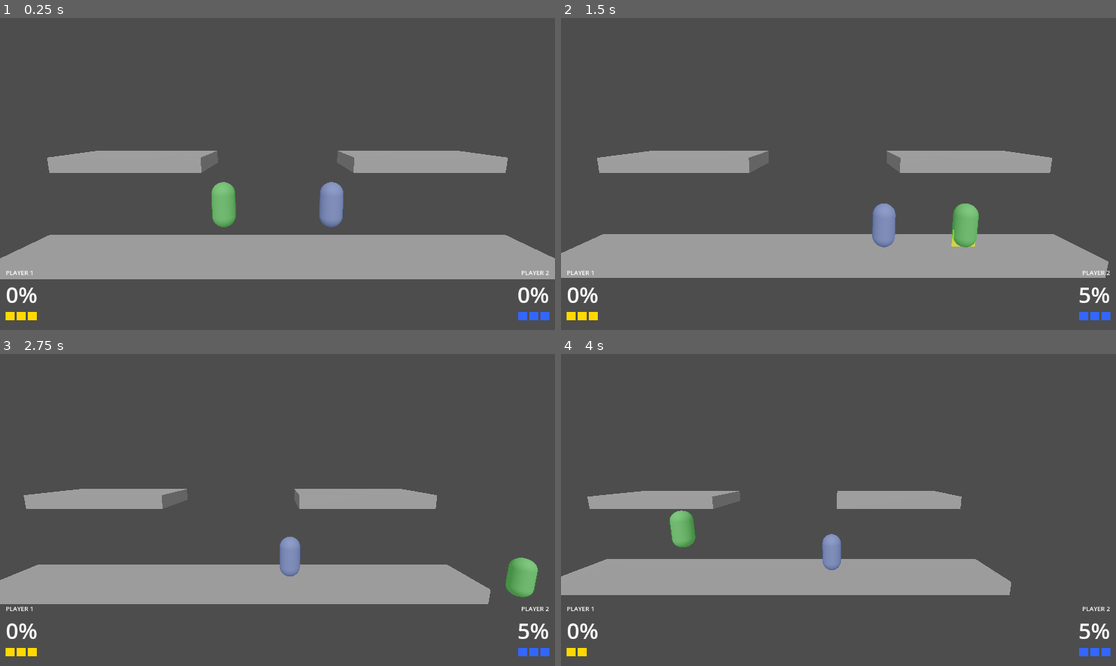
Above: before the commit, frames 1-4 (two rows, left to right).
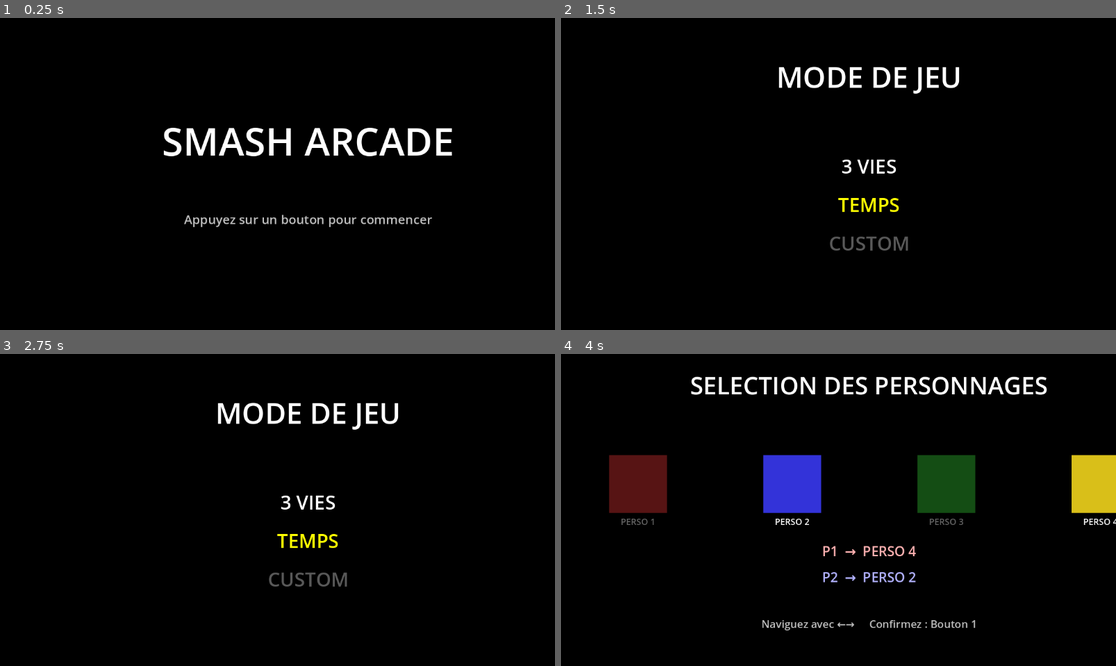
Above: after the commit, the same moments.

Repository: jesuisviko/SmashArcade
Game: Godot game, scene res://scenes/ui/title_screen.tscn
The game is run twice, just before and just after one commit, with the same random seed, the same clock (stepped at 60 frames per second) and the same inputs. Before the commit the project starts from res://scenes/game.tscn.
Inputs:
- Up to frame 1 (0.25 s): no input
- Up to frame 2 (1.5 s): hold D (p1_right) 0.53-1.28 s; tap E (p1_attack_light) at 0.6 s; tap R (p1_attack_strong) at 0.8, 1.35 s; hold S (p1_down) from 1.28 s (still down)
- Up to frame 3 (2.75 s): tap Space (p1_parry) at 1.55, 2.1 s; release S (p1_down) at 2.03 s; hold D (p1_right) from 2.03 s (still down); tap Keypad 1 (p2_attack_light) at 2.3 s
- Up to frame 4 (4 s): release D (p1_right) at 2.78 s; hold W (p1_up) 2.78-3.53 s; tap Keypad 1 (p2_attack_light) at 2.85 s; tap Keypad 2 (p2_attack_strong) at 3.05, 3.6 s; hold A (p1_left) from 3.53 s (still down); tap Down (p2_down) at 3.8 s

The runs differ from the first frame. In frame 1, 100% of the frame differs, in the area x 0-100%, y 0-100%; in frame 2, 100%; in frame 3, 100%; in frame 4, 100%.

Commit message:
UPDATE : menus
Ajout des menus, très très anticipé

Menu principal
Menu de choix du mode de jeu
Menu du chox de persos
Menu de fin de jeu

Diff:
--- a/project.godot
+++ b/project.godot
@@ -11,10 +11,10 @@
 [application]
 
 config/name="SmashArcade"
-run/main_scene="uid://enc7n8w2j4hb"
+run/main_scene="uid://vthno6q3n8f3"
 config/features=PackedStringArray("4.5", "GL Compatibility")
 config/icon="res://icon.svg"
-config/run/main_scene="res://scenes/game.tscn"
+config/run/main_scene="res://scenes/ui/title_screen.tscn"
 
 [autoload]
 
--- a/scenes/ui/character_select.tscn
+++ b/scenes/ui/character_select.tscn
@@ -1,3 +1,129 @@
-[gd_scene format=3 uid="uid://b0lhqh3avk3jr"]
+[gd_scene load_steps=2 format=3 uid="uid://b0lhqh3avk3jr"]
+
+[ext_resource type="Script" uid="uid://6gdx1585hliw" path="res://scripts/ui/character_select.gd" id="1_script"]
 
 [node name="CharacterSelect" type="Node2D"]
+script = ExtResource("1_script")
+
+[node name="Background" type="ColorRect" parent="."]
+offset_right = 1280.0
+offset_bottom = 720.0
+color = Color(0, 0, 0, 1)
+
+[node name="TitleLabel" type="Label" parent="."]
+offset_left = 0.0
+offset_top = 30.0
+offset_right = 1280.0
+offset_bottom = 110.0
+horizontal_alignment = 1
+theme_override_font_sizes/font_size = 50
+theme_override_colors/font_color = Color(1, 1, 1, 1)
+text = "SELECTION DES PERSONNAGES"
+
+[node name="Slot0" type="Node2D" parent="."]
+position = Vector2(160, 270)
+
+[node name="Box" type="ColorRect" parent="Slot0"]
+offset_left = -60.0
+offset_top = -60.0
+offset_right = 60.0
+offset_bottom = 60.0
+color = Color(0.85, 0.2, 0.2, 1)
+
+[node name="NameLabel" type="Label" parent="Slot0"]
+offset_left = -70.0
+offset_top = 65.0
+offset_right = 70.0
+offset_bottom = 100.0
+horizontal_alignment = 1
+theme_override_font_sizes/font_size = 18
+theme_override_colors/font_color = Color(1, 1, 1, 1)
+text = "PERSO 1"
+
+[node name="Slot1" type="Node2D" parent="."]
+position = Vector2(480, 270)
+
+[node name="Box" type="ColorRect" parent="Slot1"]
+offset_left = -60.0
+offset_top = -60.0
+offset_right = 60.0
+offset_bottom = 60.0
+color = Color(0.2, 0.2, 0.85, 1)
+
+[node name="NameLabel" type="Label" parent="Slot1"]
+offset_left = -70.0
+offset_top = 65.0
+offset_right = 70.0
+offset_bottom = 100.0
+horizontal_alignment = 1
+theme_override_font_sizes/font_size = 18
+theme_override_colors/font_color = Color(1, 1, 1, 1)
+text = "PERSO 2"
+
+[node name="Slot2" type="Node2D" parent="."]
+position = Vector2(800, 270)
+
+[node name="Box" type="ColorRect" parent="Slot2"]
+offset_left = -60.0
+offset_top = -60.0
+offset_right = 60.0
+offset_bottom = 60.0
+color = Color(0.2, 0.75, 0.2, 1)
+
+[node name="NameLabel" type="Label" parent="Slot2"]
+offset_left = -70.0
+offset_top = 65.0
+offset_right = 70.0
+offset_bottom = 100.0
+horizontal_alignment = 1
+theme_override_font_sizes/font_size = 18
+theme_override_colors/font_color = Color(1, 1, 1, 1)
+text = "PERSO 3"
+
+[node name="Slot3" type="Node2D" parent="."]
+position = Vector2(1120, 270)
+
+[node name="Box" type="ColorRect" parent="Slot3"]
+offset_left = -60.0
+offset_top = -60.0
+offset_right = 60.0
+offset_bottom = 60.0
+color = Color(0.85, 0.75, 0.1, 1)
+
+[node name="NameLabel" type="Label" parent="Slot3"]
+offset_left = -70.0
+offset_top = 65.0
+offset_right = 70.0
+offset_bottom = 100.0
+horizontal_alignment = 1
+theme_override_font_sizes/font_size = 18
+theme_override_colors/font_color = Color(1, 1, 1, 1)
+text = "PERSO 4"
+
+[node name="P1Cursor" type="Label" parent="."]
+offset_left = 0.0
+offset_top = 390.0
+offset_right = 1280.0
+offset_bottom = 430.0
+horizontal_alignment = 1
+theme_override_font_sizes/font_size = 28
+text = "P1  ->  PERSO 1"
+
+[node name="P2Cursor" type="Label" parent="."]
+offset_left = 0.0
+offset_top = 444.0
+offset_right = 1280.0
+offset_bottom = 484.0
+horizontal_alignment = 1
+theme_override_font_sizes/font_size = 28
+text = "P2  ->  PERSO 2"
+
+[node name="StatusLabel" type="Label" parent="."]
+offset_left = 0.0
+offset_top = 545.0
+offset_right = 1280.0
+offset_bottom = 585.0
+horizontal_alignment = 1
+theme_override_font_sizes/font_size = 22
+theme_override_colors/font_color = Color(0.75, 0.75, 0.75, 1)
+text = "Naviguez avec < >     Confirmez : Bouton 1"
--- a/scenes/ui/game_over.tscn
+++ b/scenes/ui/game_over.tscn
@@ -1,3 +1,49 @@
-[gd_scene format=3 uid="uid://ct6q1x12a1gp0"]
+[gd_scene load_steps=2 format=3 uid="uid://ct6q1x12a1gp0"]
+
+[ext_resource type="Script" uid="uid://d4malh56f6ey6" path="res://scripts/ui/game_over.gd" id="1_script"]
 
 [node name="GameOver" type="Node2D"]
+script = ExtResource("1_script")
+
+[node name="Background" type="ColorRect" parent="."]
+offset_right = 1280.0
+offset_bottom = 720.0
+color = Color(0, 0, 0, 1)
+
+[node name="VictoireLabel" type="Label" parent="."]
+offset_left = 0.0
+offset_top = 100.0
+offset_right = 1280.0
+offset_bottom = 210.0
+horizontal_alignment = 1
+theme_override_font_sizes/font_size = 80
+theme_override_colors/font_color = Color(1, 1, 0.2, 1)
+text = "VICTOIRE"
+
+[node name="WinnerLabel" type="Label" parent="."]
+offset_left = 0.0
+offset_top = 230.0
+offset_right = 1280.0
+offset_bottom = 310.0
+horizontal_alignment = 1
+theme_override_font_sizes/font_size = 48
+theme_override_colors/font_color = Color(1, 1, 1, 1)
+text = "JOUEUR ? GAGNE !"
+
+[node name="Option0" type="Label" parent="."]
+offset_left = 0.0
+offset_top = 420.0
+offset_right = 1280.0
+offset_bottom = 480.0
+horizontal_alignment = 1
+theme_override_font_sizes/font_size = 40
+text = "REJOUER"
+
+[node name="Option1" type="Label" parent="."]
+offset_left = 0.0
+offset_top = 500.0
+offset_right = 1280.0
+offset_bottom = 560.0
+horizontal_alignment = 1
+theme_override_font_sizes/font_size = 40
+text = "MENU"
--- a/scenes/ui/how_to_play.tscn
+++ b/scenes/ui/how_to_play.tscn
@@ -1,3 +1,92 @@
-[gd_scene format=3 uid="uid://dkb18hoh567yw"]
+[gd_scene load_steps=2 format=3 uid="uid://dkb18hoh567yw"]
+
+[ext_resource type="Script" path="res://scripts/ui/how_to_play.gd" id="1_script"]
 
 [node name="HowToPlay" type="Node2D"]
+script = ExtResource("1_script")
+
+[node name="Background" type="ColorRect" parent="."]
+offset_right = 1280.0
+offset_bottom = 720.0
+color = Color(0, 0, 0, 1)
+
+[node name="TitleLabel" type="Label" parent="."]
+offset_left = 0.0
+offset_top = 40.0
+offset_right = 1280.0
+offset_bottom = 120.0
+horizontal_alignment = 1
+theme_override_font_sizes/font_size = 56
+theme_override_colors/font_color = Color(1, 1, 1, 1)
+text = "COMMENT JOUER"
+
+[node name="Row0" type="Label" parent="."]
+offset_left = 200.0
+offset_top = 170.0
+offset_right = 1080.0
+offset_bottom = 210.0
+theme_override_font_sizes/font_size = 28
+theme_override_colors/font_color = Color(0.9, 0.9, 0.9, 1)
+text = "Joystick gauche / droite   ->   Deplacement"
+
+[node name="Row1" type="Label" parent="."]
+offset_left = 200.0
+offset_top = 230.0
+offset_right = 1080.0
+offset_bottom = 270.0
+theme_override_font_sizes/font_size = 28
+theme_override_colors/font_color = Color(0.9, 0.9, 0.9, 1)
+text = "Joystick haut              ->   Saut / Double saut"
+
+[node name="Row2" type="Label" parent="."]
+offset_left = 200.0
+offset_top = 290.0
+offset_right = 1080.0
+offset_bottom = 330.0
+theme_override_font_sizes/font_size = 28
+theme_override_colors/font_color = Color(0.9, 0.9, 0.9, 1)
+text = "Bouton 1                   ->   Attaque legere"
+
+[node name="Row3" type="Label" parent="."]
+offset_left = 200.0
+offset_top = 350.0
+offset_right = 1080.0
+offset_bottom = 390.0
+theme_override_font_sizes/font_size = 28
+theme_override_colors/font_color = Color(0.9, 0.9, 0.9, 1)
+text = "Bouton 2                   ->   Attaque forte"
+
+[node name="Row4" type="Label" parent="."]
+offset_left = 200.0
+offset_top = 410.0
+offset_right = 1080.0
+offset_bottom = 450.0
+theme_override_font_sizes/font_size = 28
+theme_override_colors/font_color = Color(0.9, 0.9, 0.9, 1)
+text = "Bouton 3                   ->   Parry (parade)"
+
+[node name="PromptLabel" type="Label" parent="."]
+offset_left = 0.0
+offset_top = 515.0
+offset_right = 1280.0
+offset_bottom = 560.0
+horizontal_alignment = 1
+theme_override_font_sizes/font_size = 26
+theme_override_colors/font_color = Color(0.75, 0.75, 0.75, 1)
+text = "P1 et P2 : appuyez sur un bouton pour commencer"
+
+[node name="P1Ready" type="Label" parent="."]
+offset_left = 200.0
+offset_top = 590.0
+offset_right = 620.0
+offset_bottom = 630.0
+theme_override_font_sizes/font_size = 24
+text = "P1 : En attente..."
+
+[node name="P2Ready" type="Label" parent="."]
+offset_left = 660.0
+offset_top = 590.0
+offset_right = 1080.0
+offset_bottom = 630.0
+theme_override_font_sizes/font_size = 24
+text = "P2 : En attente..."
--- /dev/null
+++ b/scenes/ui/mode_select.tscn
@@ -0,0 +1,48 @@
+[gd_scene load_steps=2 format=3]
+
+[ext_resource type="Script" path="res://scripts/ui/mode_select.gd" id="1_script"]
+
+[node name="ModeSelect" type="Node2D"]
+script = ExtResource("1_script")
+
+[node name="Background" type="ColorRect" parent="."]
+offset_right = 1280.0
+offset_bottom = 720.0
+color = Color(0, 0, 0, 1)
+
+[node name="TitleLabel" type="Label" parent="."]
+offset_left = 0.0
+offset_top = 80.0
+offset_right = 1280.0
+offset_bottom = 180.0
+horizontal_alignment = 1
+theme_override_font_sizes/font_size = 60
+theme_override_colors/font_color = Color(1, 1, 1, 1)
+text = "MODE DE JEU"
+
+[node name="Option0" type="Label" parent="."]
+offset_left = 0.0
+offset_top = 280.0
+offset_right = 1280.0
+offset_bottom = 340.0
+horizontal_alignment = 1
+theme_override_font_sizes/font_size = 40
+text = "3 VIES"
+
+[node name="Option1" type="Label" parent="."]
+offset_left = 0.0
+offset_top = 360.0
+offset_right = 1280.0
+offset_bottom = 420.0
+horizontal_alignment = 1
+theme_override_font_sizes/font_size = 40
+text = "TEMPS"
+
+[node name="Option2" type="Label" parent="."]
+offset_left = 0.0
+offset_top = 440.0
+offset_right = 1280.0
+offset_bottom = 500.0
+horizontal_alignment = 1
+theme_override_font_sizes/font_size = 40
+text = "CUSTOM"
--- a/scenes/ui/title_screen.tscn
+++ b/scenes/ui/title_screen.tscn
@@ -1,3 +1,31 @@
-[gd_scene format=3 uid="uid://vthno6q3n8f3"]
+[gd_scene load_steps=2 format=3 uid="uid://vthno6q3n8f3"]
+
+[ext_resource type="Script" path="res://scripts/ui/title_screen.gd" id="1_script"]
 
 [node name="TitleScreen" type="Node2D"]
+script = ExtResource("1_script")
+
+[node name="Background" type="ColorRect" parent="."]
+offset_right = 1280.0
+offset_bottom = 720.0
+color = Color(0, 0, 0, 1)
+
+[node name="TitleLabel" type="Label" parent="."]
+offset_left = 0.0
+offset_top = 200.0
+offset_right = 1280.0
+offset_bottom = 330.0
+horizontal_alignment = 1
+theme_override_font_sizes/font_size = 80
+theme_override_colors/font_color = Color(1, 1, 1, 1)
+text = "SMASH ARCADE"
+
+[node name="SubtitleLabel" type="Label" parent="."]
+offset_left = 0.0
+offset_top = 400.0
+offset_right = 1280.0
+offset_bottom = 455.0
+horizontal_alignment = 1
+theme_override_font_sizes/font_size = 26
+theme_override_colors/font_color = Color(0.75, 0.75, 0.75, 1)
+text = "Appuyez sur un bouton pour commencer"
--- a/scripts/systems/game_manager.gd
+++ b/scripts/systems/game_manager.gd
@@ -3,9 +3,13 @@
 
 extends Node
 
-var stocks     : Dictionary = {1: 3, 2: 3}
-var players    : Dictionary = {}
-var game_state : String     = "fighting"
+var stocks        : Dictionary = {1: 3, 2: 3}
+var players       : Dictionary = {}
+var game_state    : String     = "fighting"
+var winner_id     : int        = 0
+var selected_mode : String     = "3_vies"
+var p1_character  : int        = 0
+var p2_character  : int        = 1
 
 const SPAWN_POSITIONS := {
 	1: Vector3(-3.0, 2.0, 0.0),
@@ -41,7 +45,13 @@
 	player.is_dead         = false
 
 
+func reset() -> void:
+	game_state = "fighting"
+	stocks     = {1: 3, 2: 3}
+	players    = {}
+
+
 func game_over(loser_id: int) -> void:
-	game_state    = "game_over"
-	var winner_id := 2 if loser_id == 1 else 1
-	print("[GAME OVER] Joueur %d gagne !" % winner_id)
+	game_state = "game_over"
+	winner_id  = 2 if loser_id == 1 else 1
+	get_tree().change_scene_to_file("res://scenes/ui/game_over.tscn")
--- a/scripts/systems/game_scene.gd
+++ b/scripts/systems/game_scene.gd
@@ -2,5 +2,6 @@
 
 
 func _ready() -> void:
+	GameManager.reset()
 	GameManager.register_player(1, $Player1)
 	GameManager.register_player(2, $Player2)
--- a/scripts/ui/character_select.gd
+++ b/scripts/ui/character_select.gd
@@ -1,11 +1,78 @@
-extends Node
+extends Node2D
 
+const SCENE_NEXT  := "res://scenes/ui/how_to_play.tscn"
+const CHAR_NAMES  := ["PERSO 1", "PERSO 2", "PERSO 3", "PERSO 4"]
+const CHAR_COLORS := [
+	Color(0.85, 0.2,  0.2,  1.0),
+	Color(0.2,  0.2,  0.85, 1.0),
+	Color(0.2,  0.75, 0.2,  1.0),
+	Color(0.85, 0.75, 0.1,  1.0),
+]
 
-# Called when the node enters the scene tree for the first time.
+@onready var _slot0    : Node2D = $Slot0
+@onready var _slot1    : Node2D = $Slot1
+@onready var _slot2    : Node2D = $Slot2
+@onready var _slot3    : Node2D = $Slot3
+@onready var _p1_label : Label  = $P1Cursor
+@onready var _p2_label : Label  = $P2Cursor
+@onready var _status   : Label  = $StatusLabel
+
+var _slots  : Array[Node2D]
+var _p1_idx : int  = 0
+var _p2_idx : int  = 1
+var _p1_ok  : bool = false
+var _p2_ok  : bool = false
+
 func _ready() -> void:
-	pass # Replace with function body.
+	_slots = [_slot0, _slot1, _slot2, _slot3]
+	_refresh()
 
+func _process(_delta: float) -> void:
+	if not _p1_ok:
+		if Input.is_action_just_pressed("p1_left"):
+			_p1_idx = (_p1_idx - 1 + 4) % 4
+			_refresh()
+		elif Input.is_action_just_pressed("p1_right"):
+			_p1_idx = (_p1_idx + 1) % 4
+			_refresh()
+		elif Input.is_action_just_pressed("p1_attack_light"):
+			_p1_ok = true
+			_refresh()
+	if not _p2_ok:
+		if Input.is_action_just_pressed("p2_left"):
+			_p2_idx = (_p2_idx - 1 + 4) % 4
+			_refresh()
+		elif Input.is_action_just_pressed("p2_right"):
+			_p2_idx = (_p2_idx + 1) % 4
+			_refresh()
+		elif Input.is_action_just_pressed("p2_attack_light"):
+			_p2_ok = true
+			_refresh()
+	if _p1_ok and _p2_ok:
+		GameManager.p1_character = _p1_idx
+		GameManager.p2_character = _p2_idx
+		get_tree().change_scene_to_file(SCENE_NEXT)
 
-# Called every frame. 'delta' is the elapsed time since the previous frame.
-func _process(delta: float) -> void:
-	pass
+func _refresh() -> void:
+	for i in _slots.size():
+		var box   := _slots[i].get_node("Box") as ColorRect
+		var lbl   := _slots[i].get_node("NameLabel") as Label
+		box.color = CHAR_COLORS[i]
+		lbl.text  = CHAR_NAMES[i]
+		var hovered   : bool = (i == _p1_idx and not _p1_ok) or (i == _p2_idx and not _p2_ok)
+		var confirmed : bool = (_p1_ok and _p1_idx == i) or (_p2_ok and _p2_idx == i)
+		_slots[i].modulate = Color.WHITE if (hovered or confirmed) else Color(0.4, 0.4, 0.4, 1.0)
+	_p1_label.text = "P1  →  " + CHAR_NAMES[_p1_idx] + ("  ✓" if _p1_ok else "")
+	_p2_label.text = "P2  →  " + CHAR_NAMES[_p2_idx] + ("  ✓" if _p2_ok else "")
+	_p1_label.add_theme_color_override("font_color",
+		Color(0.5, 1.0, 0.5) if _p1_ok else Color(1.0, 0.7, 0.7))
+	_p2_label.add_theme_color_override("font_color",
+		Color(0.5, 1.0, 0.5) if _p2_ok else Color(0.7, 0.7, 1.0))
+	if _p1_ok and _p2_ok:
+		_status.text = "Les deux joueurs prêts..."
+	elif _p1_ok:
+		_status.text = "P1 prêt — P2 : confirme !"
+	elif _p2_ok:
+		_status.text = "P2 prêt — P1 : confirme !"
+	else:
+		_status.text = "Naviguez avec ←→     Confirmez : Bouton 1"
--- a/scripts/ui/game_over.gd
+++ b/scripts/ui/game_over.gd
@@ -1,11 +1,35 @@
-extends Node
+extends Node2D
 
+const DESTINATIONS := [
+	"res://scenes/ui/character_select.tscn",
+	"res://scenes/ui/title_screen.tscn",
+]
+const COLOR_SELECTED := Color(1.0, 1.0, 0.0, 1.0)
+const COLOR_NORMAL   := Color(1.0, 1.0, 1.0, 1.0)
 
-# Called when the node enters the scene tree for the first time.
+@onready var _winner_label : Label = $WinnerLabel
+@onready var _opt0         : Label = $Option0
+@onready var _opt1         : Label = $Option1
+
+var _selected : int = 0
+var _options  : Array[Label]
+
 func _ready() -> void:
-	pass # Replace with function body.
+	_options = [_opt0, _opt1]
+	_winner_label.text = "JOUEUR %d GAGNE !" % GameManager.winner_id
+	_refresh()
 
+func _process(_delta: float) -> void:
+	if Input.is_action_just_pressed("p1_up") or Input.is_action_just_pressed("p2_up"):
+		_selected = max(0, _selected - 1)
+		_refresh()
+	if Input.is_action_just_pressed("p1_down") or Input.is_action_just_pressed("p2_down"):
+		_selected = min(1, _selected + 1)
+		_refresh()
+	if Input.is_action_just_pressed("p1_attack_light") or Input.is_action_just_pressed("p2_attack_light"):
+		get_tree().change_scene_to_file(DESTINATIONS[_selected])
 
-# Called every frame. 'delta' is the elapsed time since the previous frame.
-func _process(delta: float) -> void:
-	pass
+func _refresh() -> void:
+	for i in _options.size():
+		_options[i].add_theme_color_override("font_color",
+			COLOR_SELECTED if i == _selected else COLOR_NORMAL)
--- /dev/null
+++ b/scripts/ui/how_to_play.gd
@@ -0,0 +1,32 @@
+extends Node2D
+
+const SCENE_NEXT := "res://scenes/game.tscn"
+
+@onready var _p1_ready_label : Label = $P1Ready
+@onready var _p2_ready_label : Label = $P2Ready
+
+var _p1_ready : bool = false
+var _p2_ready : bool = false
+
+func _ready() -> void:
+	_p1_ready_label.add_theme_color_override("font_color", Color(1.0, 0.6, 0.6))
+	_p2_ready_label.add_theme_color_override("font_color", Color(0.6, 0.6, 1.0))
+
+func _process(_delta: float) -> void:
+	if not _p1_ready and _any_just_pressed(1):
+		_p1_ready = true
+		_p1_ready_label.text = "P1 : PRÊT  ✓"
+		_p1_ready_label.add_theme_color_override("font_color", Color(0.5, 1.0, 0.5))
+	if not _p2_ready and _any_just_pressed(2):
+		_p2_ready = true
+		_p2_ready_label.text = "P2 : PRÊT  ✓"
+		_p2_ready_label.add_theme_color_override("font_color", Color(0.5, 1.0, 0.5))
+	if _p1_ready and _p2_ready:
+		get_tree().change_scene_to_file(SCENE_NEXT)
+
+func _any_just_pressed(player_id: int) -> bool:
+	var prefix := "p%d_" % player_id
+	for suffix in ["attack_light", "attack_strong", "parry"]:
+		if Input.is_action_just_pressed(prefix + suffix):
+			return true
+	return false
--- /dev/null
+++ b/scripts/ui/mode_select.gd
@@ -0,0 +1,42 @@
+extends Node2D
+
+const SCENE_NEXT := "res://scenes/ui/character_select.tscn"
+const MODES      := ["3_vies", "temps", "custom"]
+
+@onready var _opt0 : Label = $Option0
+@onready var _opt1 : Label = $Option1
+@onready var _opt2 : Label = $Option2
+
+const COLOR_SELECTED := Color(1.0, 1.0, 0.0, 1.0)
+const COLOR_ENABLED  := Color(1.0, 1.0, 1.0, 1.0)
+const COLOR_DISABLED := Color(0.35, 0.35, 0.35, 1.0)
+
+var _enabled  := [true, false, false]
+var _selected : int = 0
+var _labels   : Array[Label]
+
+func _ready() -> void:
+	_labels = [_opt0, _opt1, _opt2]
+	_refresh()
+
+func _process(_delta: float) -> void:
+	if Input.is_action_just_pressed("p1_up") or Input.is_action_just_pressed("p2_up"):
+		_move(-1)
+	if Input.is_action_just_pressed("p1_down") or Input.is_action_just_pressed("p2_down"):
+		_move(1)
+	if Input.is_action_just_pressed("p1_attack_light") or Input.is_action_just_pressed("p2_attack_light"):
+		if _enabled[_selected]:
+			GameManager.selected_mode = MODES[_selected]
+			get_tree().change_scene_to_file(SCENE_NEXT)
+
+func _move(dir: int) -> void:
+	_selected = (_selected + dir + _labels.size()) % _labels.size()
+	_refresh()
+
+func _refresh() -> void:
+	for i in _labels.size():
+		var col: Color
+		if   i == _selected: col = COLOR_SELECTED
+		elif _enabled[i]:    col = COLOR_ENABLED
+		else:                col = COLOR_DISABLED
+		_labels[i].add_theme_color_override("font_color", col)
--- /dev/null
+++ b/scripts/ui/title_screen.gd
@@ -0,0 +1,12 @@
+extends Node2D
+
+func _process(_delta: float) -> void:
+	if _any_button_just_pressed():
+		get_tree().change_scene_to_file("res://scenes/ui/mode_select.tscn")
+
+func _any_button_just_pressed() -> bool:
+	for action in ["p1_attack_light", "p1_attack_strong", "p1_parry",
+				   "p2_attack_light", "p2_attack_strong", "p2_parry"]:
+		if Input.is_action_just_pressed(action):
+			return true
+	return false
Not shown, added: scripts/ui/how_to_play.gd.uid
Not shown, added: scripts/ui/mode_select.gd.uid
Not shown, added: scripts/ui/title_screen.gd.uid
